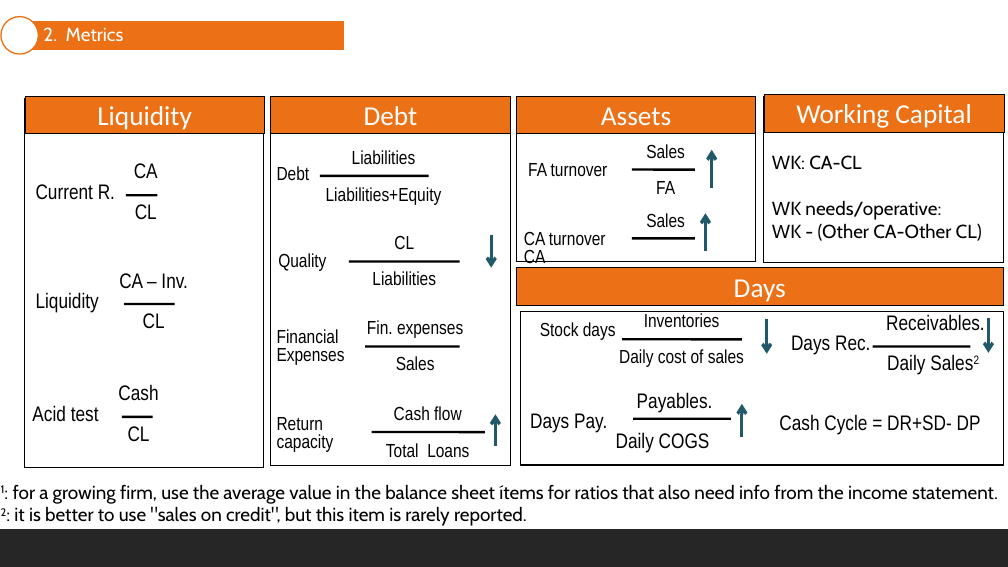
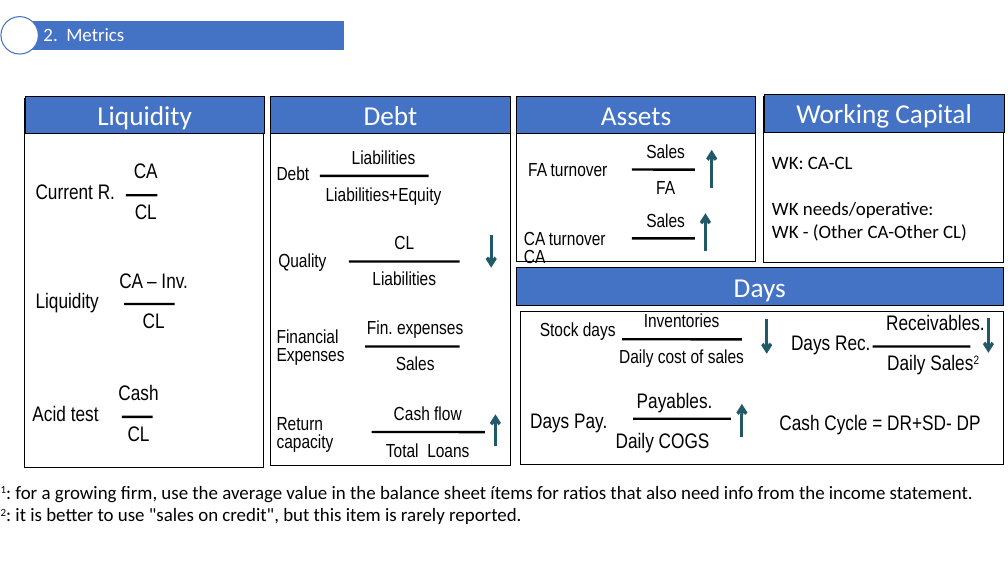
Before and after one commit to mortizm1988/lecture_financial_statements_analysis, a slide deck: slide 38 of topic_1_foundations.pptx. Drawn at 1008x567 pixels with LibreOffice and Linux fonts; fonts in the diff are those of the drawing. Boxes give left, top, right and bottom in pixels: in the first picture for what was removed or moved away, otherwise in the second. Text is boxed around its words. In the diff, an @@ line names an element or a change of style, - is before the commit and + after.

```diff
--- a/topic_1_foundations.pptx
+++ b/topic_1_foundations.pptx
@@ ellipse at (1, 17, 39, 54): outline #EC7016 1.25 pt to #4472C4 1 pt @@
@@ freeform shape "2. Metrics" at (20, 20, 345, 51): font Cabin to Calibri; fill #EC7016 to #4472C4; outline #FFFFFF 1.25 pt to #FFFFFF 1 pt @@
@@ fill #EC7016 to #4472C4 in 5 elements at (25, 96, 265, 134), (271, 96, 510, 134), (516, 96, 756, 134), (516, 268, 1003, 306), (765, 95, 1004, 132) @@
@@ text "WK: CA-CL" at (772, 202, 967, 241): font Cabin to Calibri @@
@@ text "1: for a growing firm, ..." at (1, 486, 973, 524): font Cabin to Calibri @@
@@ rectangle removed at (0, 529, 1008, 567) @@
```
Also in this commit, not shown: 37 other slides changed, 2 other files.
